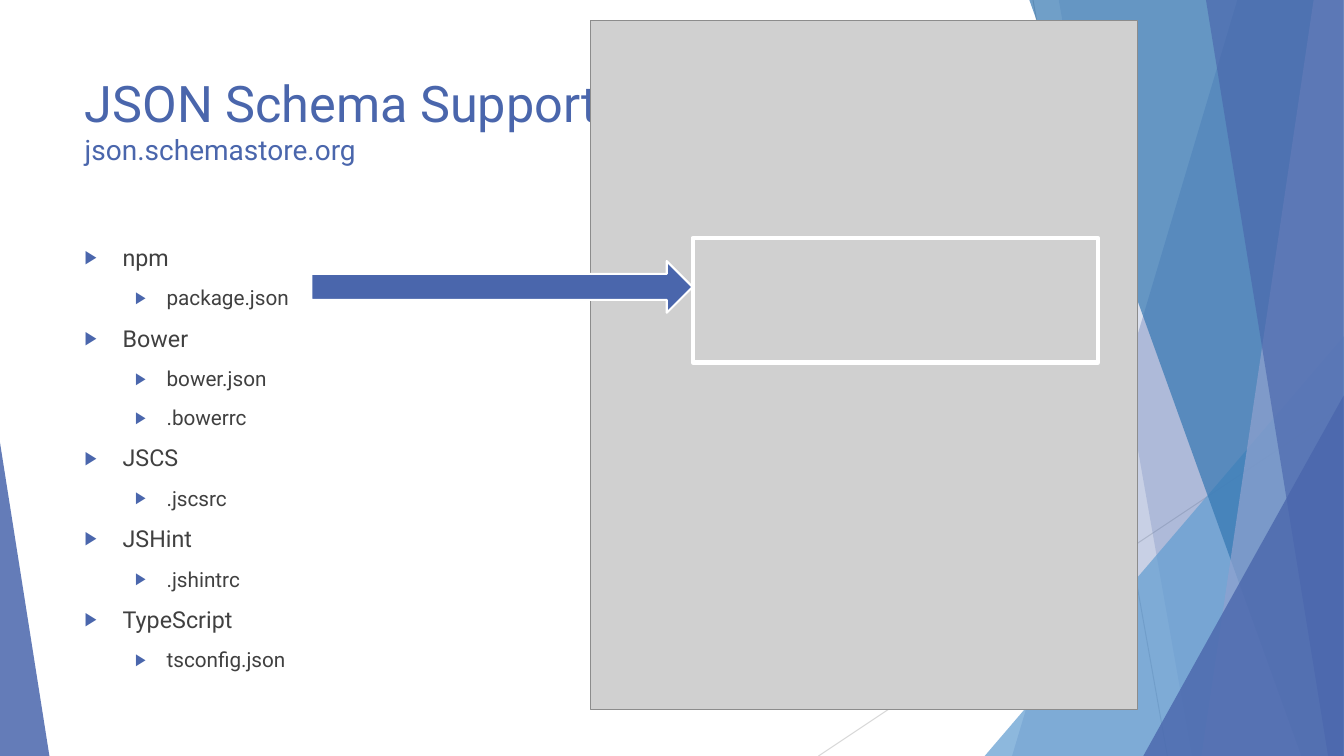
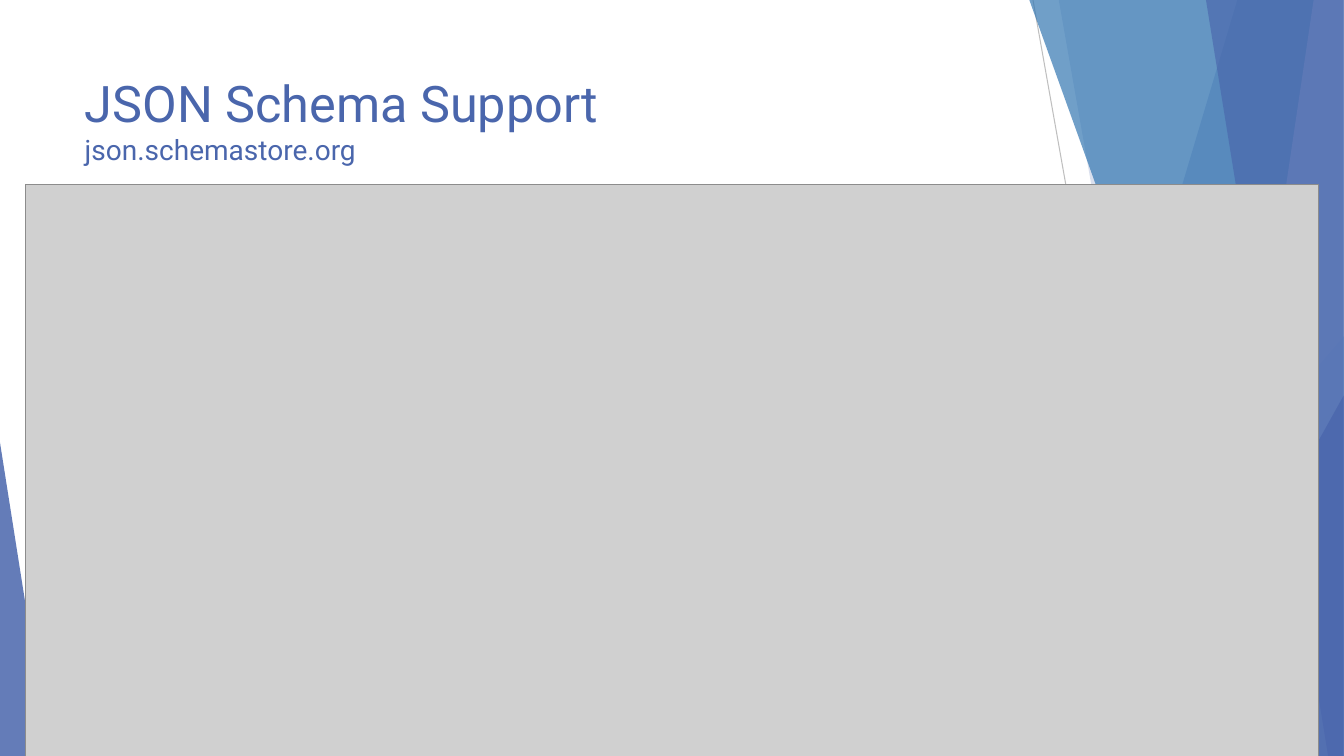
Before and after one commit to scottaddie/slide-decks, a slide deck: slide 13 of Intro to JavaScript Tooling in VS Code - MKEJS.pptx. Drawn at 1344x756 pixels with LibreOffice and Linux fonts; fonts in the diff are those of the drawing; grey boxes stand for pictures. Boxes give left, top, right and bottom in pixels: in the first picture for what was removed or moved away, otherwise in the second. Text is boxed around its words. In the diff, an @@ line names an element or a change of style, - is before the commit and + after.

Commit message:
Minor updates to MKE JS deck

```diff
--- a/Intro to JavaScript Tooling in VS Code - MKEJS.pptx
+++ b/Intro to JavaScript Tooling in VS Code - MKEJS.pptx
@@ picture removed at <box>591,20,1138,710</box> @@
@@ picture added at <box>25,185,1319,756</box> @@
@@ rectangle removed at <box>693,238,1098,362</box> @@
@@ text removed at <box>123,253,286,672</box> @@
-▶ npm
-  ▶ package.json
-▶ Bower
-  ▶ bower.json
-  ▶ .bowerrc
-▶ JSCS
-  ▶ .jscsrc
-▶ JSHint
-  ▶ .jshintrc
-▶ TypeScript
-  ▶ tsconfig.json
@@ right arrow removed at <box>312,261,693,313</box> @@
```
Also in this commit, not shown: 3 other slides changed.
